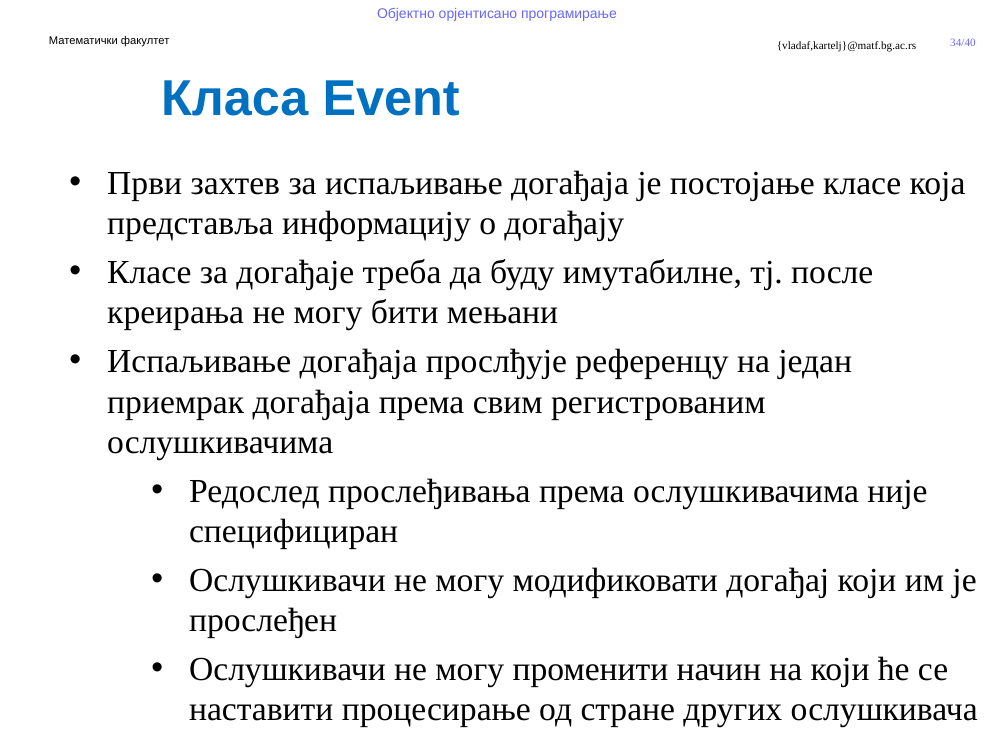
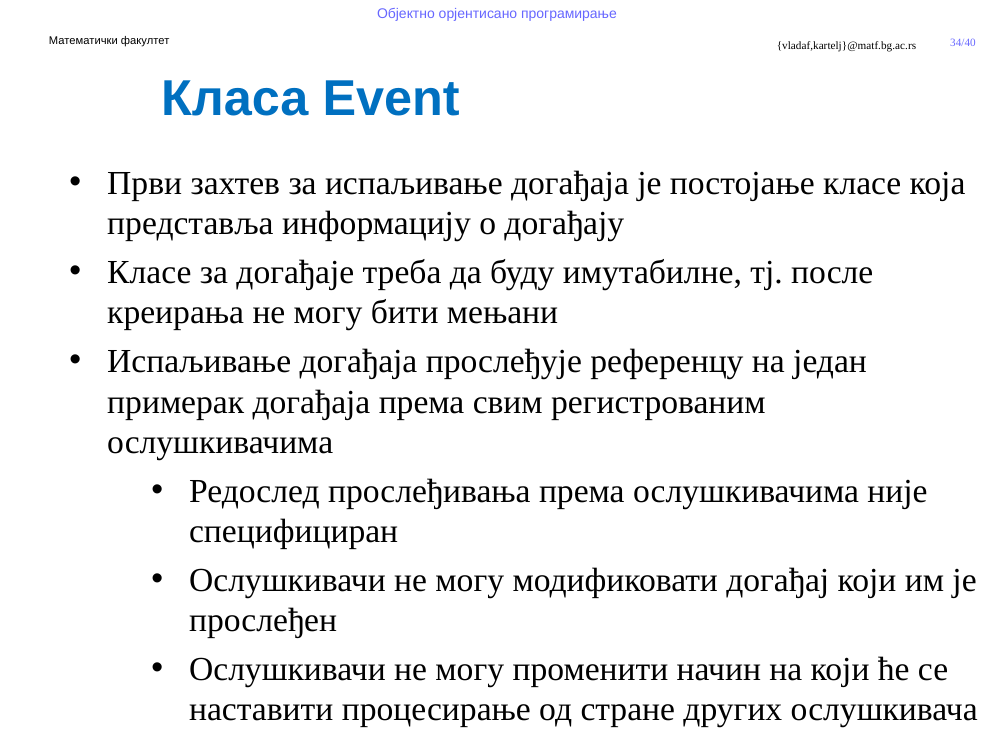
Before and after one commit to MatfOOP-I/info, a slide deck: slide 34 of predavanja/prezentacije/OOP11-Apstraktne klase i interfejsi.pptx. Drawn at 1008x756 pixels with LibreOffice and Linux fonts; fonts in the diff are those of the drawing; background and template pictures are left out. Boxes give left, top, right and bottom in pixels: in the first picture for what was removed or moved away, otherwise in the second. Text is boxed around its words. In the diff, an @@ line names an element or a change of style, - is before the commit and + after.

```diff
--- a/predavanja/prezentacije/OOP11-Apstraktne klase i interfejsi.pptx
+++ b/predavanja/prezentacije/OOP11-Apstraktne klase i interfejsi.pptx
@@ text at (x1=107, y1=348, x2=867, y2=459): text changed @@
-• Испаљивање догађаја прослђује референцу на један приемрак догађаја према свим регистрованим ослушкивачима
+• Испаљивање догађаја прослеђује референцу на један примерак догађаја према свим регистрованим ослушкивачима
```
Also in this commit, not shown: 1 other slide changed, 1 other file.
